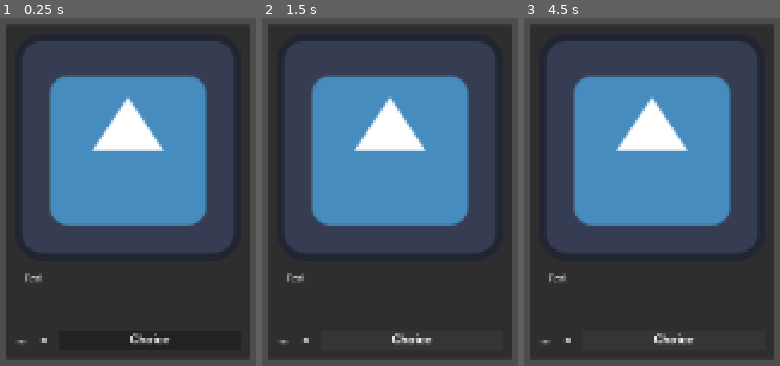
Above: before the commit, frames 1-3 (left to right).
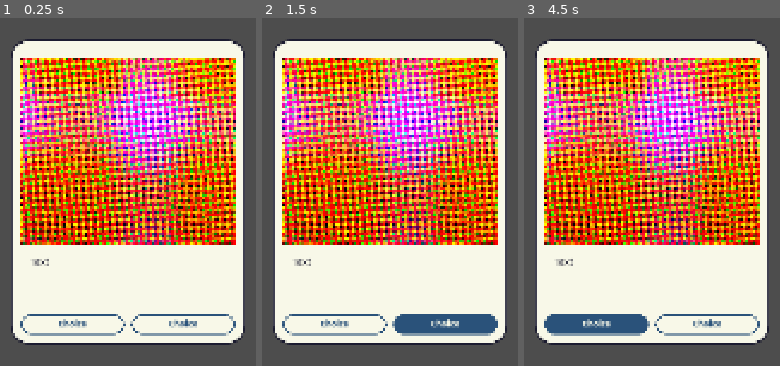
Above: after the commit, the same moments.

Repository: Kufaz/Palaver
Game: Godot game, scene res://palaver/dialogue_ui/dialogue_hud.tscn
The game is run twice, just before and just after one commit, with the same random seed, the same clock (stepped at 60 frames per second) and the same inputs. This scene is started directly instead of the project's main scene. The engine's default icon, where the game draws it, is replaced by a stand-in: a white triangle on a blue panel in a dark square.
Inputs (mouse positions are in pixels of both pictures, inside the frame that each line leads up to):
- Up to frame 1 (0.25 s): no input
- Up to frame 2 (1.5 s): click "Choice" at 0.5 s; click "Choice" at 1.25 s
- Up to frame 3 (4.5 s): click (544, 341) at 2 s, where only the run before the commit has a clickable "..."; click (567, 341) at 2.75 s, where only the run before the commit has a clickable "×"; click (544, 341) at 3.5 s, where only the run before the commit has a clickable "..."; click "Choice" at 4.25 s

The runs differ from the first frame. In frame 1, 91% of the frame differs, in the area x 2-98%, y 1-99%; in frame 2, 90%; in frame 3, 90%.

Commit message:
dialogue ui theme

Diff:
--- a/palaver/dialogue_ui/dialogue_ui.tscn
+++ b/palaver/dialogue_ui/dialogue_ui.tscn
@@ -1,8 +1,8 @@
 [gd_scene format=3 uid="uid://cvnrxejoo4efx"]
 
 [ext_resource type="Theme" uid="uid://c5r5rhlyn1lpp" path="res://palaver/dialogue_ui/palaver_theme.tres" id="1_grgc4"]
-[ext_resource type="Texture2D" uid="uid://dm7gvdnpe6yv" path="res://icon.svg" id="1_lt16x"]
 [ext_resource type="Script" uid="uid://bucyyo4npuf2b" path="res://palaver/dialogue_ui/animated_text.gd" id="2_bh2ae"]
+[ext_resource type="Texture2D" uid="uid://j4a2b2axey7" path="res://palaver/dialogue_ui/speaker_image_placeholder.png" id="2_grgc4"]
 
 [node name="DialogueUi" type="Control" unique_id=2019201439]
 layout_mode = 3
@@ -28,7 +28,7 @@
 size_flags_horizontal = 4
 size_flags_vertical = 4
 theme_override_constants/margin_left = 20
-theme_override_constants/margin_top = 20
+theme_override_constants/margin_top = 40
 theme_override_constants/margin_right = 20
 theme_override_constants/margin_bottom = 20
 
@@ -40,8 +40,8 @@
 
 [node name="SpeakerImage" type="TextureRect" parent="PanelContainer/MarginContainer/VBoxContainer" unique_id=2104884001]
 layout_mode = 2
-texture = ExtResource("1_lt16x")
-expand_mode = 4
+texture = ExtResource("2_grgc4")
+stretch_mode = 3
 
 [node name="MarginContainer" type="MarginContainer" parent="PanelContainer/MarginContainer/VBoxContainer" unique_id=1071243280]
 layout_mode = 2
@@ -51,7 +51,7 @@
 theme_override_constants/margin_bottom = 0
 
 [node name="DialogueText" type="RichTextLabel" parent="PanelContainer/MarginContainer/VBoxContainer/MarginContainer" unique_id=778526147]
-custom_minimum_size = Vector2(500, 120)
+custom_minimum_size = Vector2(472, 120)
 layout_mode = 2
 size_flags_horizontal = 3
 size_flags_vertical = 3
@@ -62,20 +62,39 @@
 [node name="ChoiceBar" type="HBoxContainer" parent="PanelContainer/MarginContainer/VBoxContainer" unique_id=1854769974]
 custom_minimum_size = Vector2(0, 48)
 layout_mode = 2
-theme_override_constants/separation = 24
+theme_override_constants/separation = 16
 alignment = 2
 
 [node name="ContinueButton" type="Button" parent="PanelContainer/MarginContainer/VBoxContainer/ChoiceBar" unique_id=1971365446]
+visible = false
 layout_mode = 2
 text = "..."
 flat = true
 
 [node name="CloseButton" type="Button" parent="PanelContainer/MarginContainer/VBoxContainer/ChoiceBar" unique_id=150028072]
+visible = false
 layout_mode = 2
 text = "×"
 flat = true
 
-[node name="ChoiceButton" type="Button" parent="PanelContainer/MarginContainer/VBoxContainer/ChoiceBar" unique_id=1696951112]
+[node name="ChoiceButton1" type="Button" parent="PanelContainer/MarginContainer/VBoxContainer/ChoiceBar" unique_id=1696951112]
 layout_mode = 2
 size_flags_horizontal = 3
 text = "Choice"
+
+[node name="ChoiceButton2" type="Button" parent="PanelContainer/MarginContainer/VBoxContainer/ChoiceBar" unique_id=984015643]
+layout_mode = 2
+size_flags_horizontal = 3
+text = "Choice"
+
+[node name="ChoiceButton3" type="Button" parent="PanelContainer/MarginContainer/VBoxContainer/ChoiceBar" unique_id=593081356]
+visible = false
+layout_mode = 2
+size_flags_horizontal = 3
+text = "Choice"
+
+[node name="ChoiceButton4" type="Button" parent="PanelContainer/MarginContainer/VBoxContainer/ChoiceBar" unique_id=1170486787]
+visible = false
+layout_mode = 2
+size_flags_horizontal = 3
+text = "Choice"
--- a/palaver/dialogue_ui/palaver_theme.tres
+++ b/palaver/dialogue_ui/palaver_theme.tres
@@ -8,6 +8,26 @@
 [ext_resource type="FontFile" uid="uid://dq1deq12qbl7c" path="res://palaver/dialogue_ui/atkinson_hyperlegible_next/AtkinsonHyperlegibleMono-Light.otf" id="5_007l3"]
 [ext_resource type="FontFile" uid="uid://cknn6qnkc1cw0" path="res://palaver/dialogue_ui/atkinson_hyperlegible_next/AtkinsonHyperlegibleNext-Light.otf" id="5_whtca"]
 
+[sub_resource type="StyleBoxFlat" id="StyleBoxFlat_007l3"]
+bg_color = Color(0.16470589, 0.32156864, 0.47843137, 1)
+draw_center = false
+border_width_left = 4
+border_width_top = 4
+border_width_right = 4
+border_width_bottom = 4
+border_color = Color(0.16470589, 0.32156864, 0.47843137, 1)
+corner_radius_top_left = 1000
+corner_radius_top_right = 1000
+corner_radius_bottom_right = 1000
+corner_radius_bottom_left = 1000
+
+[sub_resource type="StyleBoxFlat" id="StyleBoxFlat_whtca"]
+bg_color = Color(0.16470589, 0.32156864, 0.47843137, 1)
+corner_radius_top_left = 1000
+corner_radius_top_right = 1000
+corner_radius_bottom_right = 1000
+corner_radius_bottom_left = 1000
+
 [sub_resource type="StyleBoxFlat" id="StyleBoxFlat_6yxbs"]
 bg_color = Color(0, 0, 0, 0.2901961)
 corner_radius_top_left = 8
@@ -16,14 +36,38 @@
 corner_radius_bottom_left = 8
 corner_detail = 4
 
+[sub_resource type="StyleBoxFlat" id="StyleBoxFlat_natot"]
+bg_color = Color(0.972549, 0.972549, 0.9098039, 1)
+border_width_left = 4
+border_width_top = 4
+border_width_right = 4
+border_width_bottom = 4
+border_color = Color(0.10980392, 0.10980392, 0.1882353, 1)
+corner_radius_top_left = 42
+corner_radius_top_right = 42
+corner_radius_bottom_right = 42
+corner_radius_bottom_left = 42
+
 [resource]
 default_font = ExtResource("1_s1244")
-Button/font_sizes/font_size = 30
+Button/colors/font_color = Color(0.16470589, 0.32156864, 0.47843137, 1)
+Button/colors/font_focus_color = Color(0.972549, 0.972549, 0.9098039, 1)
+Button/colors/font_hover_color = Color(0.972549, 0.972549, 0.9098039, 1)
+Button/colors/font_pressed_color = Color(0.972549, 0.972549, 0.9098039, 1)
+Button/font_sizes/font_size = 22
 Button/fonts/font = ExtResource("1_n5lpc")
+Button/styles/disabled = SubResource("StyleBoxFlat_007l3")
+Button/styles/focus = SubResource("StyleBoxFlat_whtca")
+Button/styles/hover = SubResource("StyleBoxFlat_whtca")
+Button/styles/normal = SubResource("StyleBoxFlat_007l3")
+Button/styles/pressed = SubResource("StyleBoxFlat_whtca")
 HBoxContainer/constants/separation = 18
 Label/fonts/font = ExtResource("2_udrma")
 LineEdit/fonts/font = ExtResource("2_udrma")
 Panel/styles/panel = SubResource("StyleBoxFlat_6yxbs")
+PanelContainer/styles/panel = SubResource("StyleBoxFlat_natot")
+RichTextLabel/colors/default_color = Color(0.10980392, 0.10980392, 0.1882353, 1)
+RichTextLabel/colors/font_outline_color = Color(0.972549, 0.972549, 0.9098039, 1)
 RichTextLabel/font_sizes/bold_font_size = 26
 RichTextLabel/font_sizes/bold_italics_font_size = 26
 RichTextLabel/font_sizes/italics_font_size = 26
Binary file added: palaver/dialogue_ui/speaker_image_placeholder.png
Not shown, added: palaver/dialogue_ui/speaker_image_placeholder.png.import
